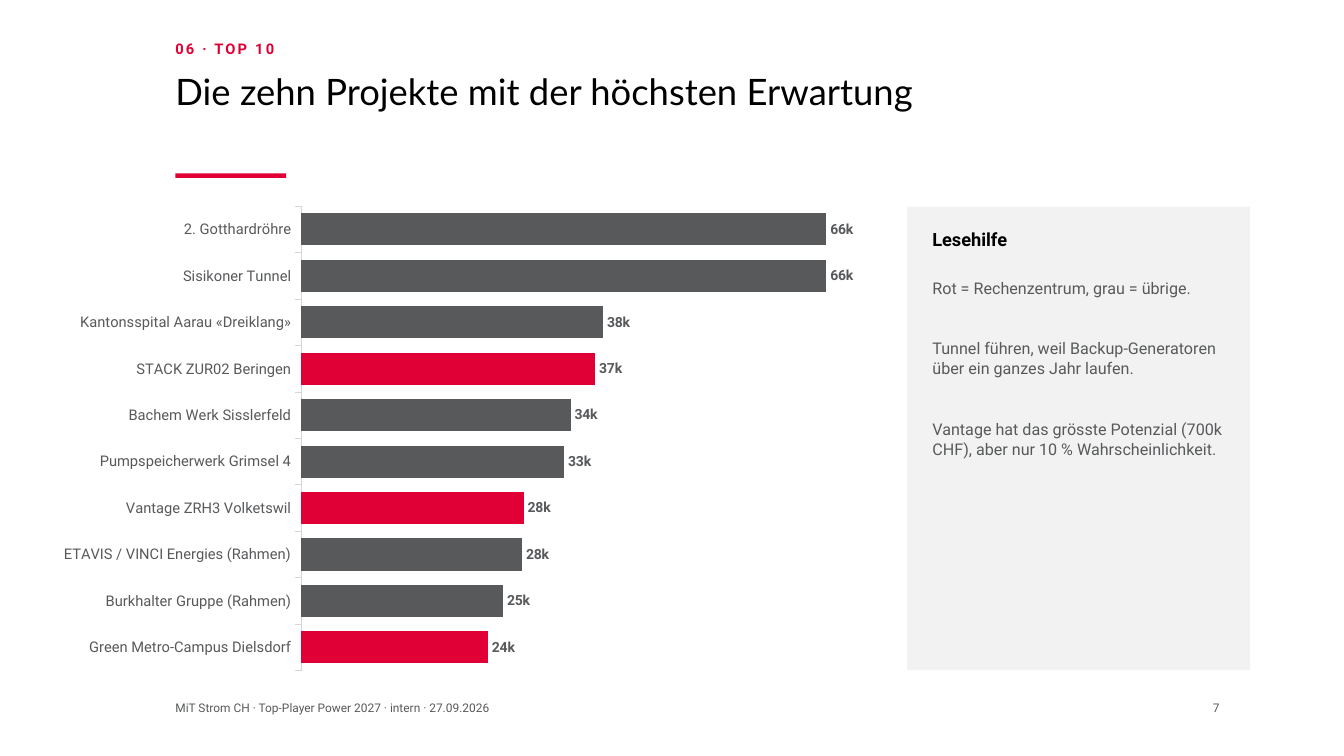
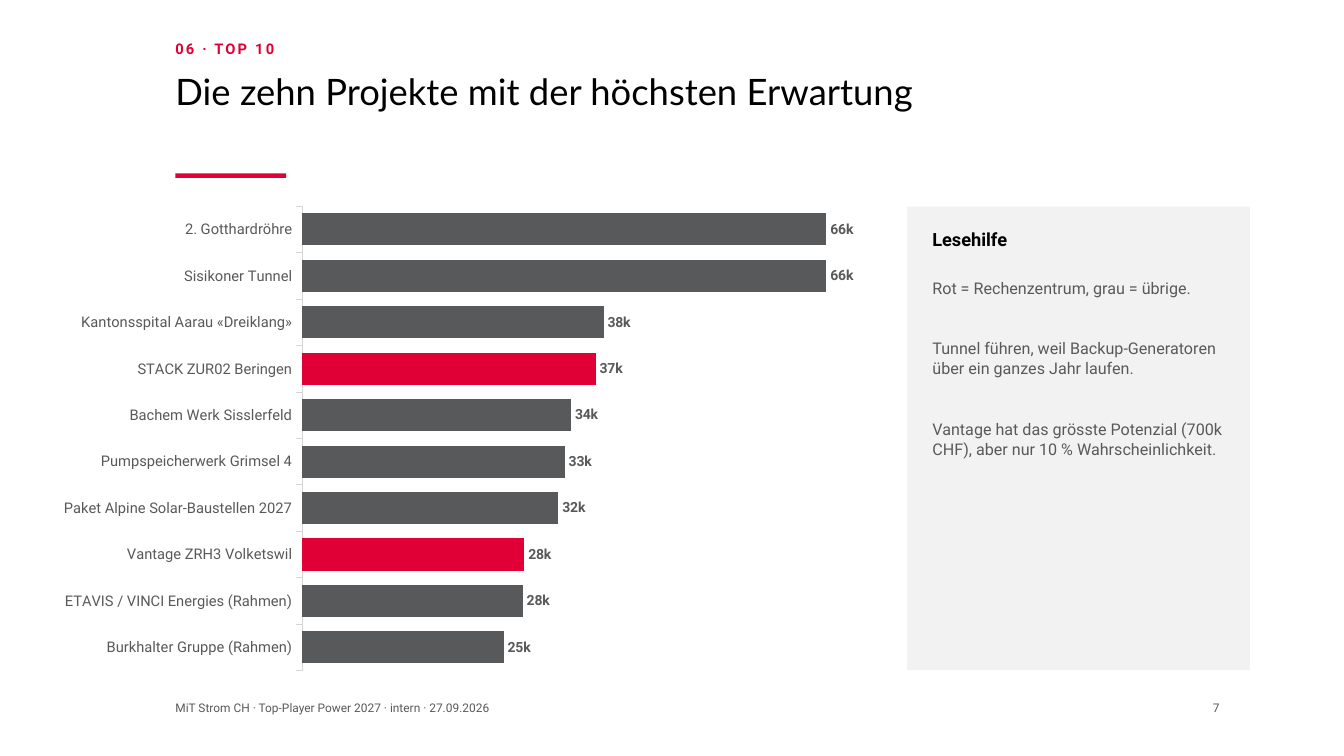
Before and after one commit to Ghostburaq/Burak, a slide deck: slide 7 of kundenliste/Top_Player_Power_Praesentation.pptx. Drawn at 1344x756 pixels with LibreOffice and Linux fonts; fonts in the diff are those of the drawing; background and template pictures are left out. Boxes give left, top, right and bottom in pixels: in the first picture for what was removed or moved away, otherwise in the second. Text is boxed around its words. In the diff, an @@ line names an element or a change of style, - is before the commit and + after.

```diff
--- a/kundenliste/Top_Player_Power_Praesentation.pptx
+++ b/kundenliste/Top_Player_Power_Praesentation.pptx
@@ bar chart at <box>47,197,874,681</box> @@
-categories: Green Metro-Campus Dielsdorf, Burkhalter Gruppe (Rahmen), ETAVIS / VINCI Energies (Rahmen), Vantage ZRH3 Volketswil, Pumpspeicherwerk Grimsel 4, Bachem Werk Sisslerfeld, STACK ZUR02 Beringen, Kantonsspital Aarau «Dreiklang», Sisikoner Tunnel, 2. Gotthardröhre
+categories: Burkhalter Gruppe (Rahmen), ETAVIS / VINCI Energies (Rahmen), Vantage ZRH3 Volketswil, Paket Alpine Solar-Baustellen 2027, Pumpspeicherwerk Grimsel 4, Bachem Werk Sisslerfeld, STACK ZUR02 Beringen, Kantonsspital Aarau «Dreiklang», Sisikoner Tunnel, 2. Gotthardröhre
-Series 1: 24000, 25000, 28000, 28000, 33000, 34000, 37000, 38000, 66000, 66000
+Series 1: 25000, 28000, 28000, 32000, 33000, 34000, 37000, 38000, 66000, 66000
@@ colours of single points changed @@
```
Also in this commit, not shown: 9 other slides changed, 1 slide added, 6 other files.
